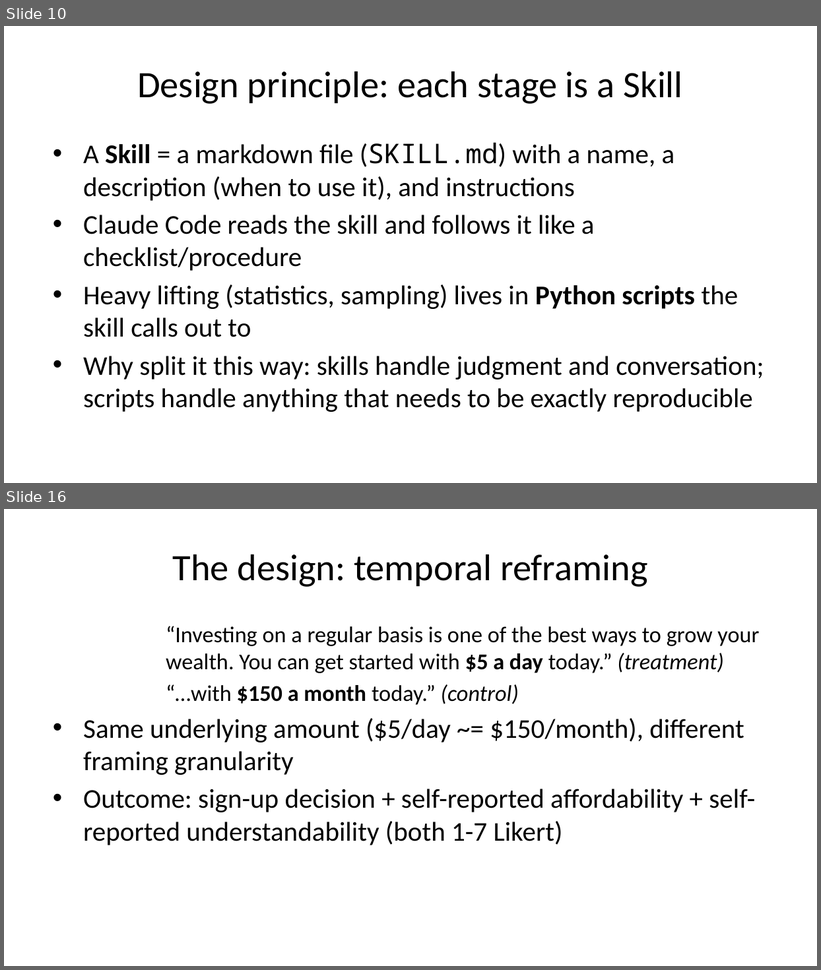
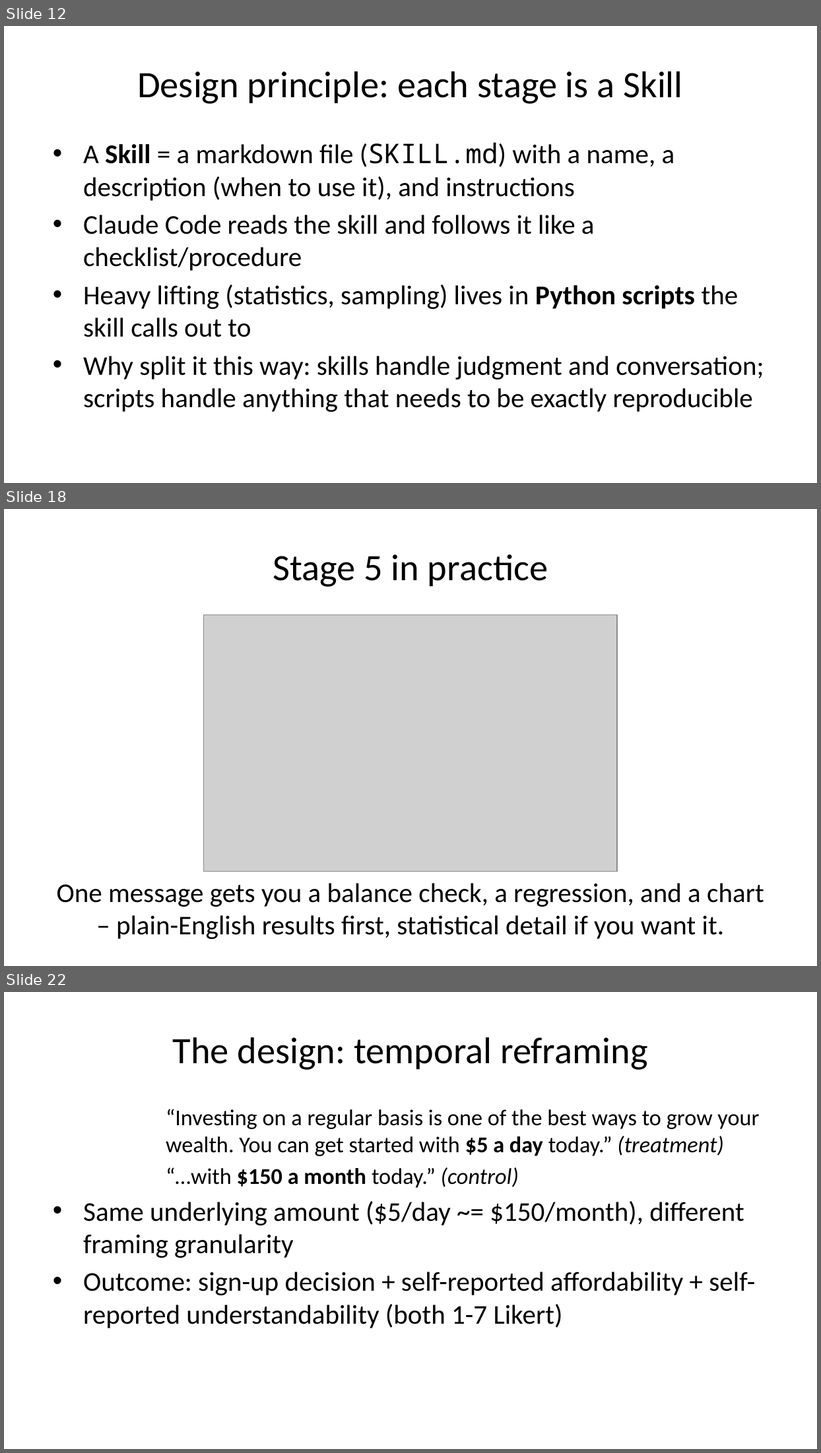
Before and after one commit to prof-stephenshu/behavioral-research-env, a slide deck: presentations/2026-workshop/slides.pptx. Shown one above the other, each under a label of ours: slides 10 and 16 before the commit, slides 12, 18 and 22 after it; the slides between them are not shown. The pictures are 821x970 and 821x1453 pixels, drawn with LibreOffice and Linux fonts; fonts in the diff are those of the drawing; grey boxes stand for pictures. Boxes give left, top, right and bottom in pixels: in the first picture for what was removed or moved away, otherwise in the second. Text is boxed around its words. In the diff, an @@ line names an element or a change of style, - is before the commit and + after.

Commit message:
Layer presentation and workbook: mockup-first, shell/Python as opt-in detail
For an audience that may not know VS Code, Claude Code, shell commands,
or Python, add a screenshot-and-prompt layer ahead of the technical
detail in both deliverables.

assets/make_mockups.py generates 5 illustrative VS Code plus Claude Code
chat mockups, clearly captioned as mockups rather than real screenshots:
environment setup, and each of Stages 3, 4, 5, and 7 with a plain-language
prompt and a plausible reply.

slides.md: each critical section now shows the mockup first, i.e. what
you type and what you get back, with existing command and config detail
slides retitled as under the hood and pushed after the mockup rather
than being the only content. Deck grows from 22 to 28 slides.

workbook.md: same pattern. Mockup image at the top of Section 1 and each
Stage 3.1 to 3.4 subsection, with config and field-reference detail
moved under an explicit under the hood subheading. Grows from 15 to
18 pages.

Fixed a pandoc pptx quirk along the way: mixing an image and a bullet
list under one heading caused pandoc to silently split it into a
second, untitled slide. Fixed by moving short takeaways into image
captions and giving longer explanations their own real heading.

```diff
--- a/presentations/2026-workshop/slides.pptx
+++ b/presentations/2026-workshop/slides.pptx
@@ slide 18 added at bbox=[4, 509, 817, 966], background #FFFFFF @@
@@ title added at bbox=[273, 555, 548, 587], 33 pt, text #000000 @@
+Stage 5 in practice
@@ picture added at bbox=[204, 615, 617, 871] @@
@@ text added at bbox=[57, 883, 764, 939], 24 pt, text #000000 @@
+One message gets you a balance check, a regression, and a chart – plain-English results first, statistical detail if you want it.
@@ what was slide 10 is now slide 12 @@
@@ what was slide 16 is now slide 22 @@
```
Also in this commit, not shown: 8 slides changed, 5 other slides added, 9 other files.
